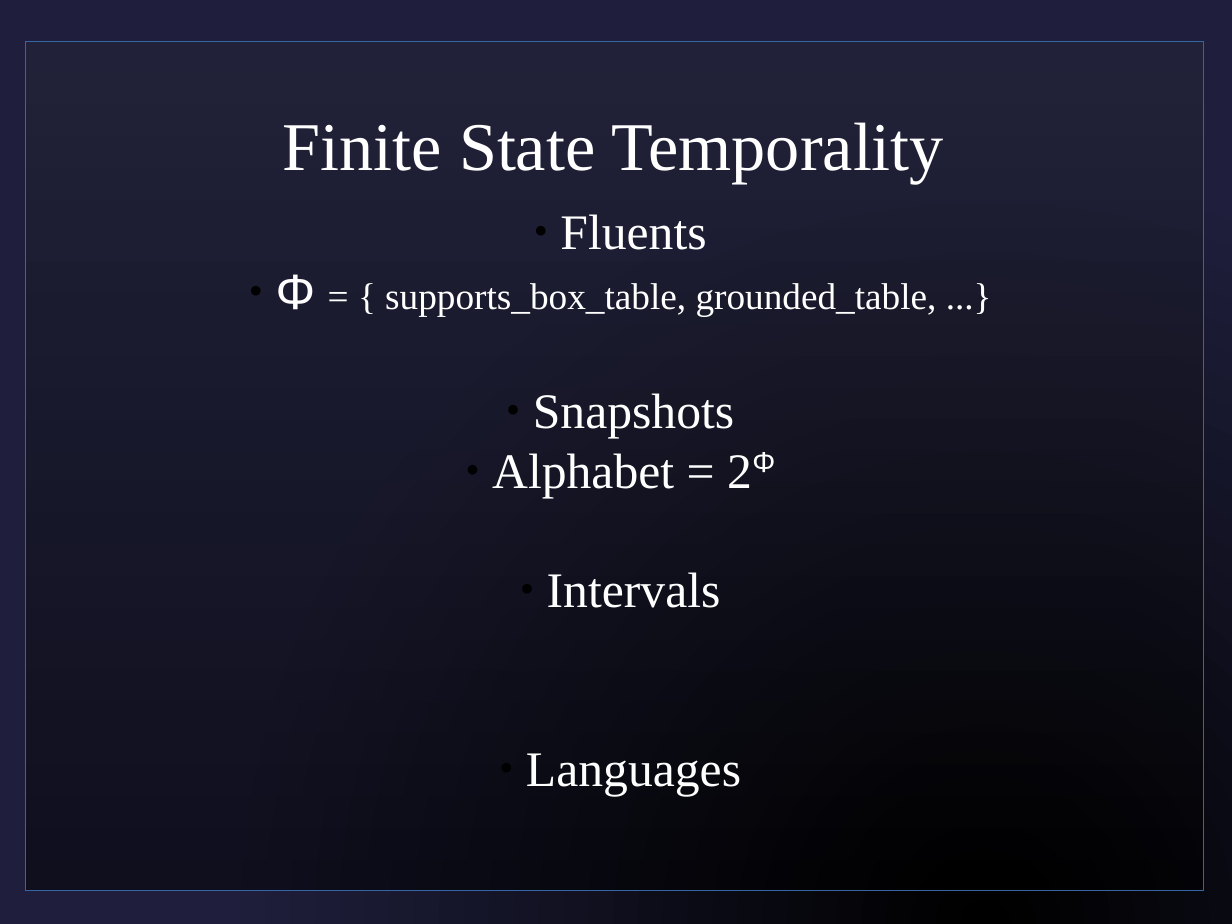
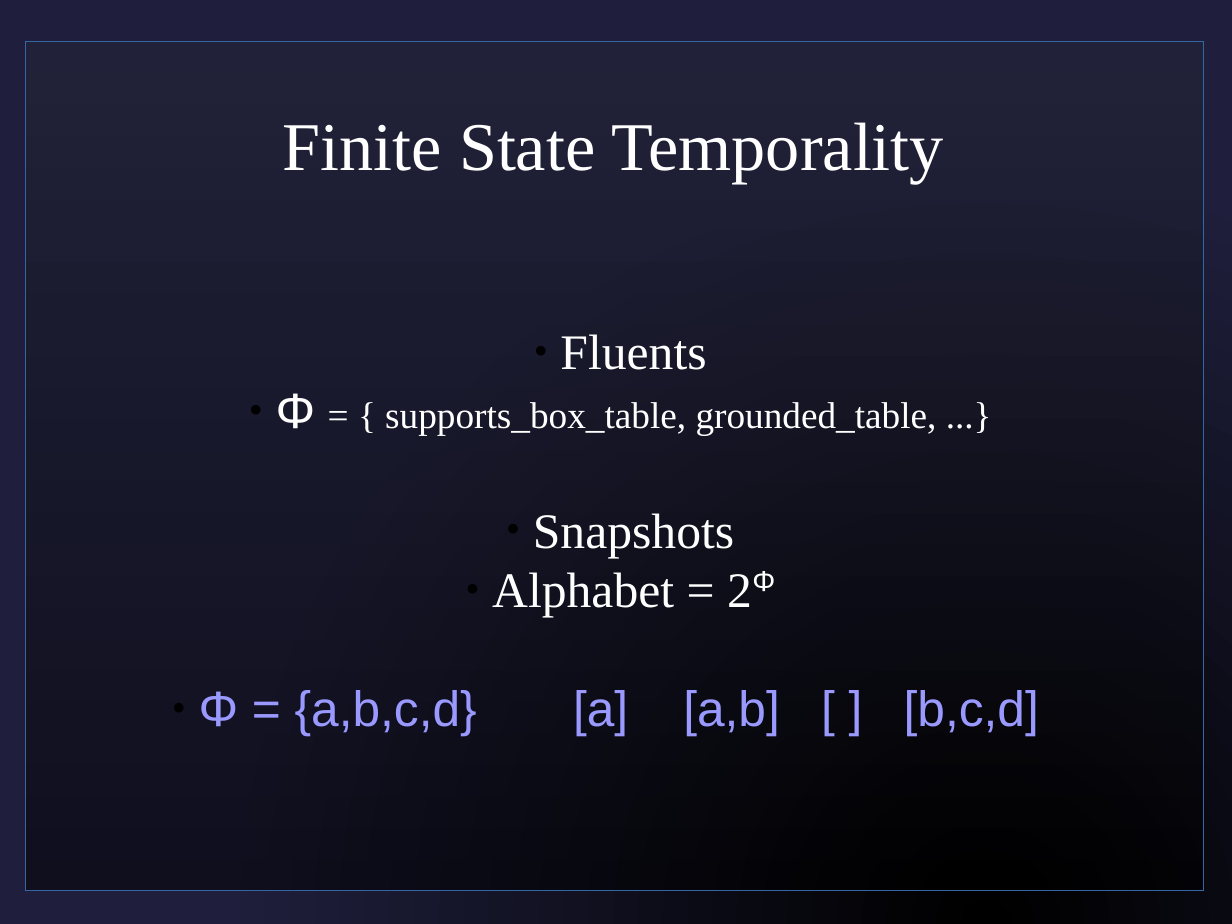
Before and after one commit to sjf/eventlogic, a slide deck: slide 4 of pres1.odp (slide 6 before the commit). Drawn at 1232x924 pixels with LibreOffice and Linux fonts; fonts in the diff are those of the drawing; background and template pictures are left out. Boxes give left, top, right and bottom in pixels: in the first picture for what was removed or moved away, otherwise in the second. Text is boxed around its words. In the diff, an @@ line names an element or a change of style, - is before the commit and + after.

```diff
--- a/pres1.odp
+++ b/pres1.odp
@@ subtitle "Fluents" moved from (x1=276, y1=214, x2=937, y2=796) to (x1=199, y1=334, x2=1039, y2=736) @@
@@ subtitle at (x1=199, y1=690, x2=1039, y2=736): text changed; font Times New Roman to Arial; text colour #FFFFFF to #9999FF @@
-  ● Intervals
-  ● Languages
+  ● Φ = {a,b,c,d} [a] [a,b] [ ] [b,c,d]
```
Also in this commit, not shown: 11 other slides changed, 6 slides removed.
